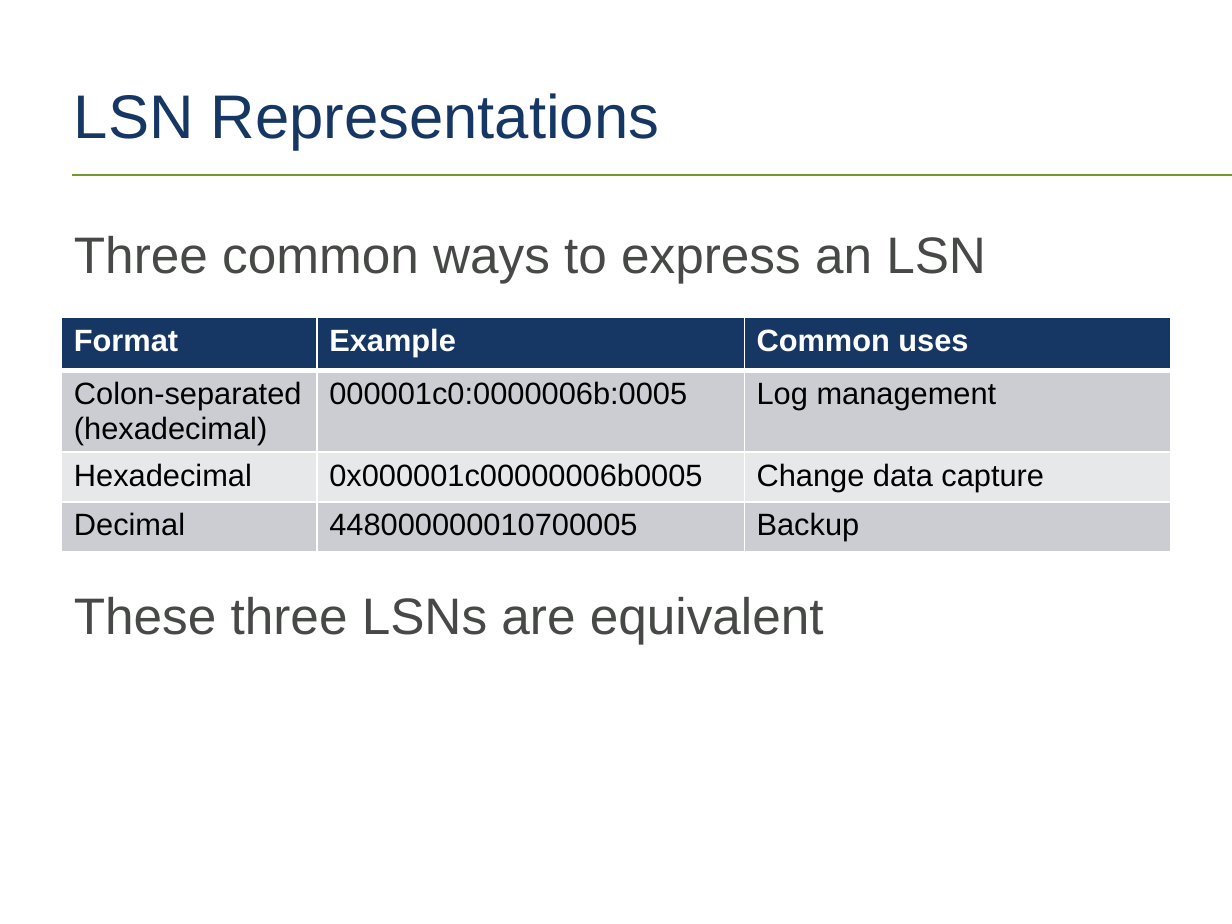
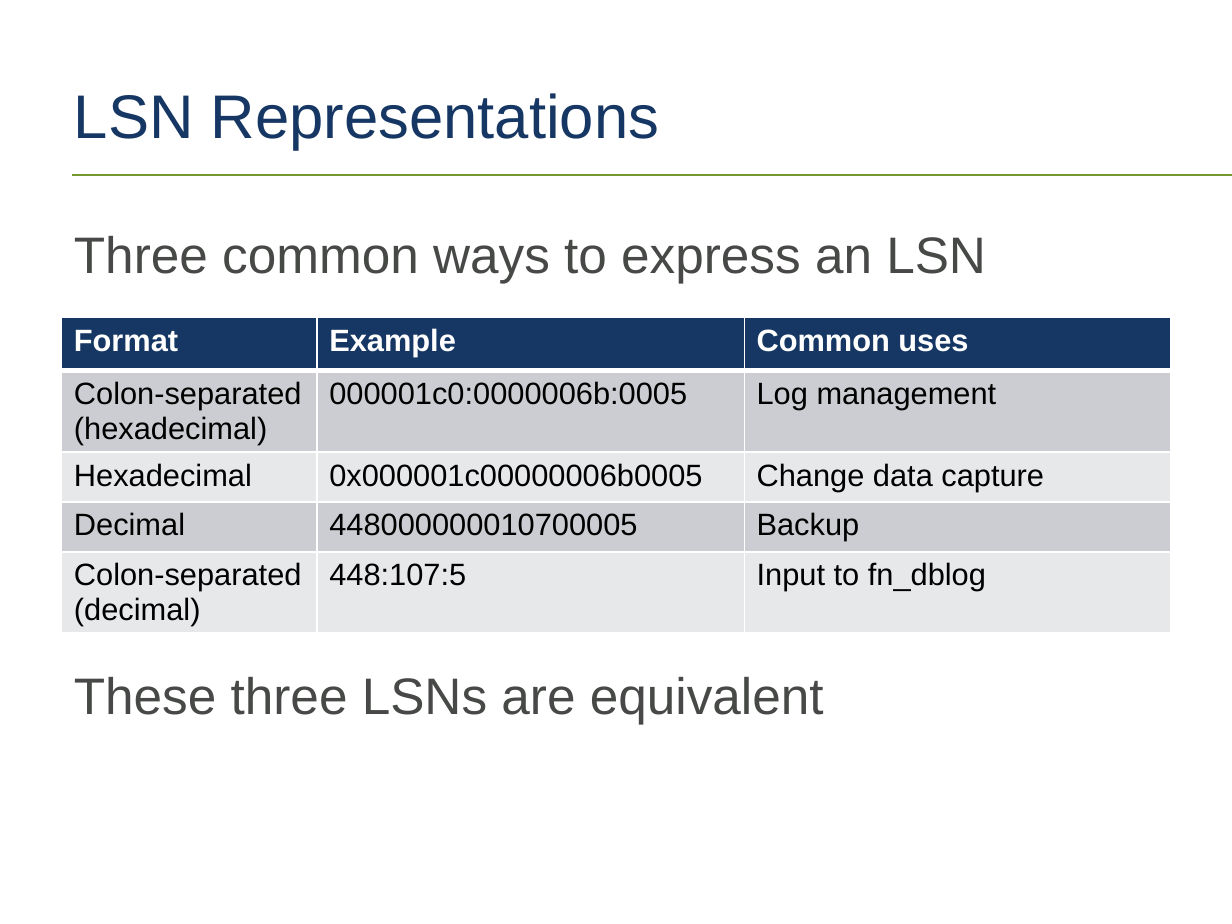
Before and after one commit to tf3604/LogFilePresentation, a slide deck: slide 22 of TransactionLog.pptx. Drawn at 1232x924 pixels with LibreOffice and Linux fonts; fonts in the diff are those of the drawing; background and template pictures are left out. Boxes give left, top, right and bottom in pixels: in the first picture for what was removed or moved away, otherwise in the second. Text is boxed around its words. In the diff, an @@ line names an element or a change of style, - is before the commit and + after.

Commit message:
Add decimal-separated LSN format.

```diff
--- a/TransactionLog.pptx
+++ b/TransactionLog.pptx
@@ table at [62, 317, 1170, 643] @@
+row 5: Colon-separated (decimal) | 448:107:5 | Input to fn_dblog
@@ text "These three LSNs are equivalent": place and size @@
-text "These three LSNs are equivalent" at [74, 597, 824, 644]
+text "These three LSNs are equivalent" at [74, 677, 824, 724]
```
Also in this commit, not shown: 1 slide added.
